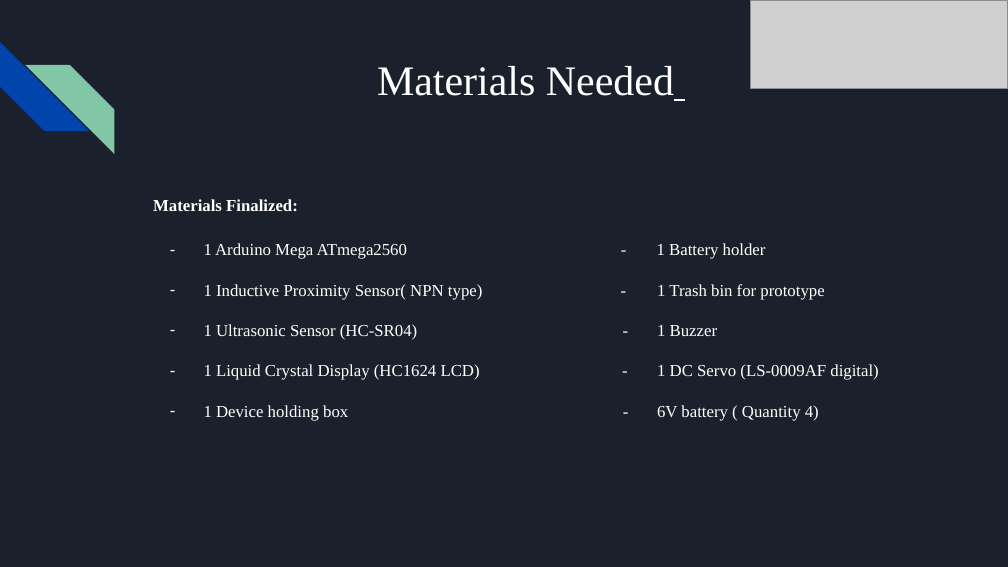
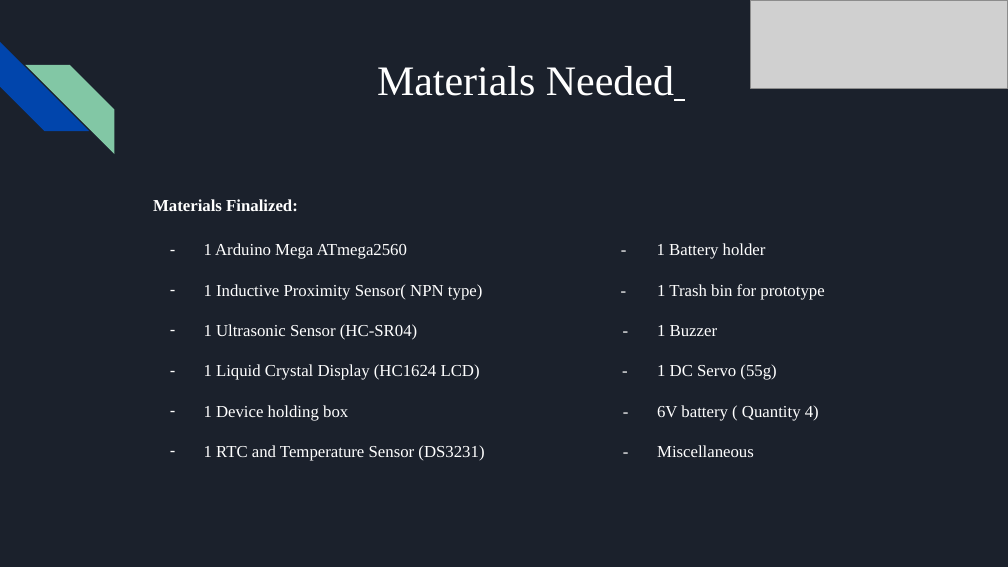
Before and after one commit to theroboknights/r3, a slide deck: slide 9 of presentations/R3 Technical Presentation.pptx. Drawn at 1008x567 pixels with LibreOffice and Linux fonts; fonts in the diff are those of the drawing; grey boxes stand for pictures. Boxes give left, top, right and bottom in pixels: in the first picture for what was removed or moved away, otherwise in the second. Text is boxed around its words. In the diff, an @@ line names an element or a change of style, - is before the commit and + after.

```diff
--- a/presentations/R3 Technical Presentation.pptx
+++ b/presentations/R3 Technical Presentation.pptx
@@ text at (204, 364, 776, 380): text changed @@
-– 1 Liquid Crystal Display (HC1624 LCD) - 1 DC Servo (LS-0009AF digital)
+– 1 Liquid Crystal Display (HC1624 LCD) - 1 DC Servo (55g)
@@ text at (204, 445, 754, 461): paragraph added @@
+– 1 RTC and Temperature Sensor (DS3231) - Miscellaneous
```
Also in this commit, not shown: 3 other slides changed, 4 slides added, 1 slide removed.
